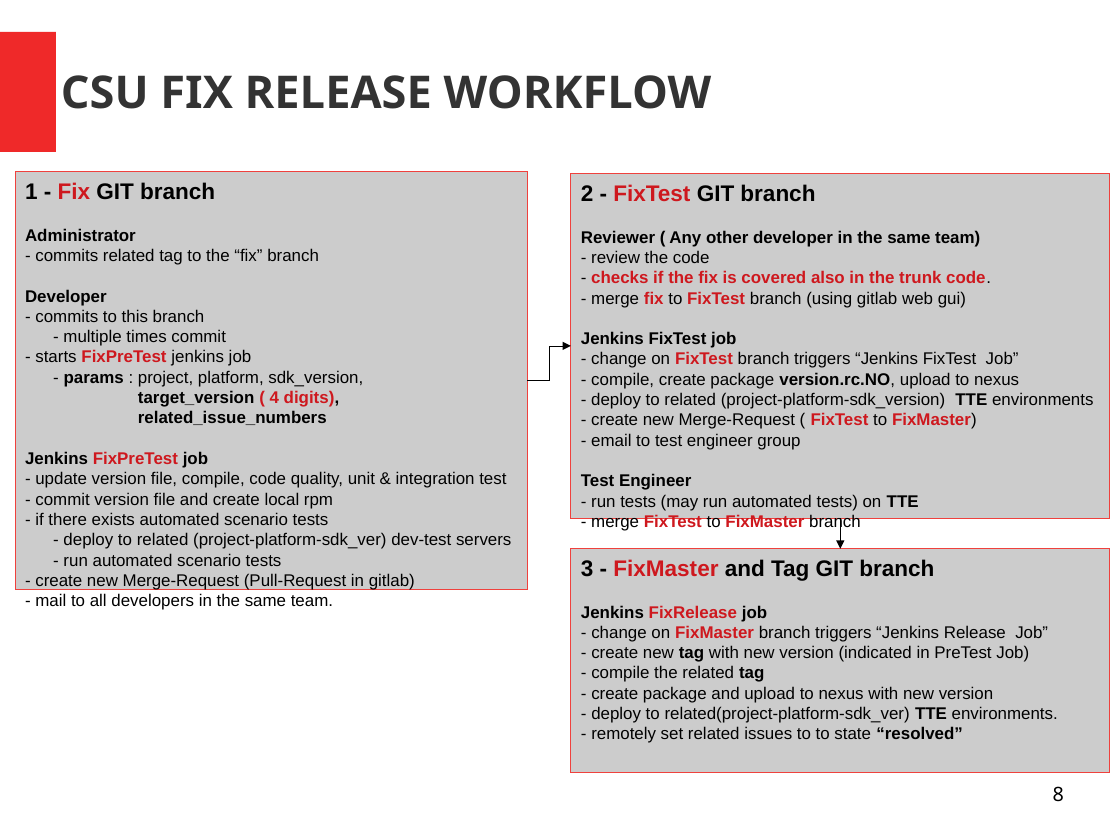
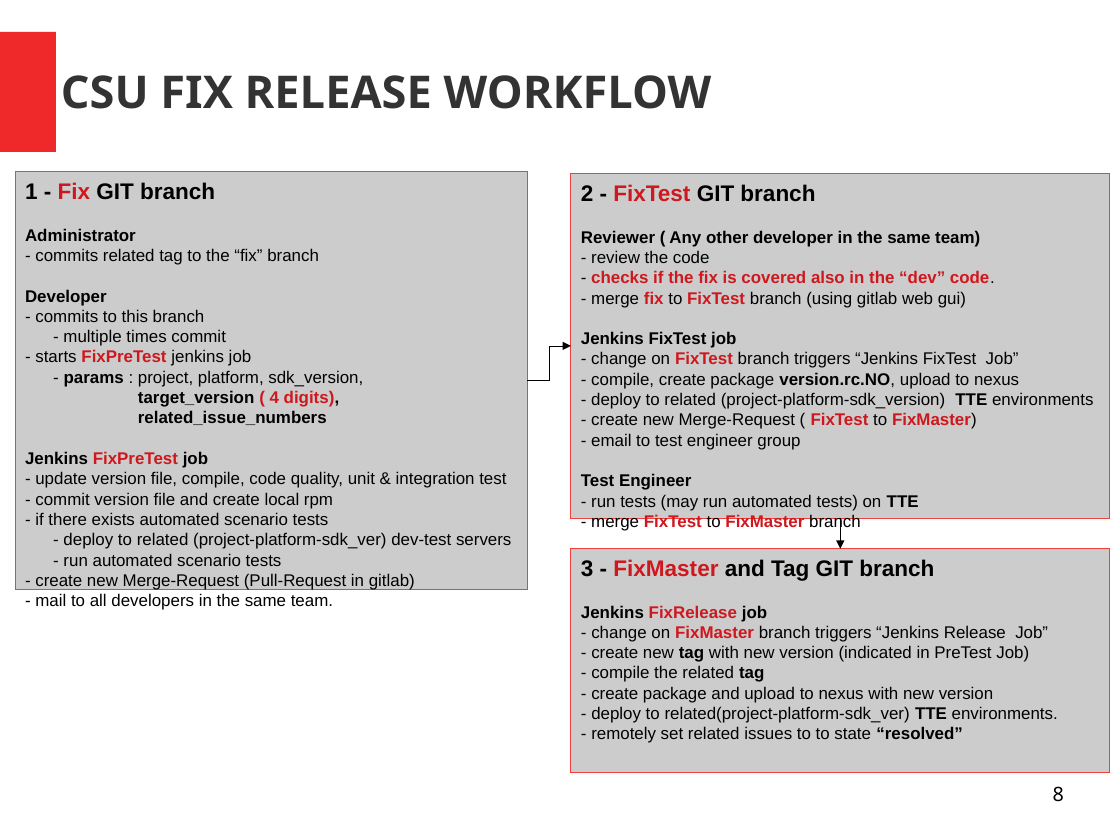
Before and after one commit to mehmetpekmezci/infra, a slide deck: slide 8 of ci-cd/doc/workflows/ci-cd-workflow.draft.odp. Drawn at 1120x840 pixels with LibreOffice and Linux fonts; fonts in the diff are those of the drawing. Boxes give left, top, right and bottom in pixels: in the first picture for what was removed or moved away, otherwise in the second. Text is boxed around its words. In the diff, an @@ line names an element or a change of style, - is before the commit and + after.

Commit message:
MP trunk - dev correction

```diff
--- a/ci-cd/doc/workflows/ci-cd-workflow.draft.odp
+++ b/ci-cd/doc/workflows/ci-cd-workflow.draft.odp
@@ text in rectangle at box(591, 270, 995, 283): text changed @@
-- checks if the fix is covered also in the trunk code.
+- checks if the fix is covered also in the “dev” code.
```
Also in this commit, not shown: 3 other slides changed, 4 other files.
